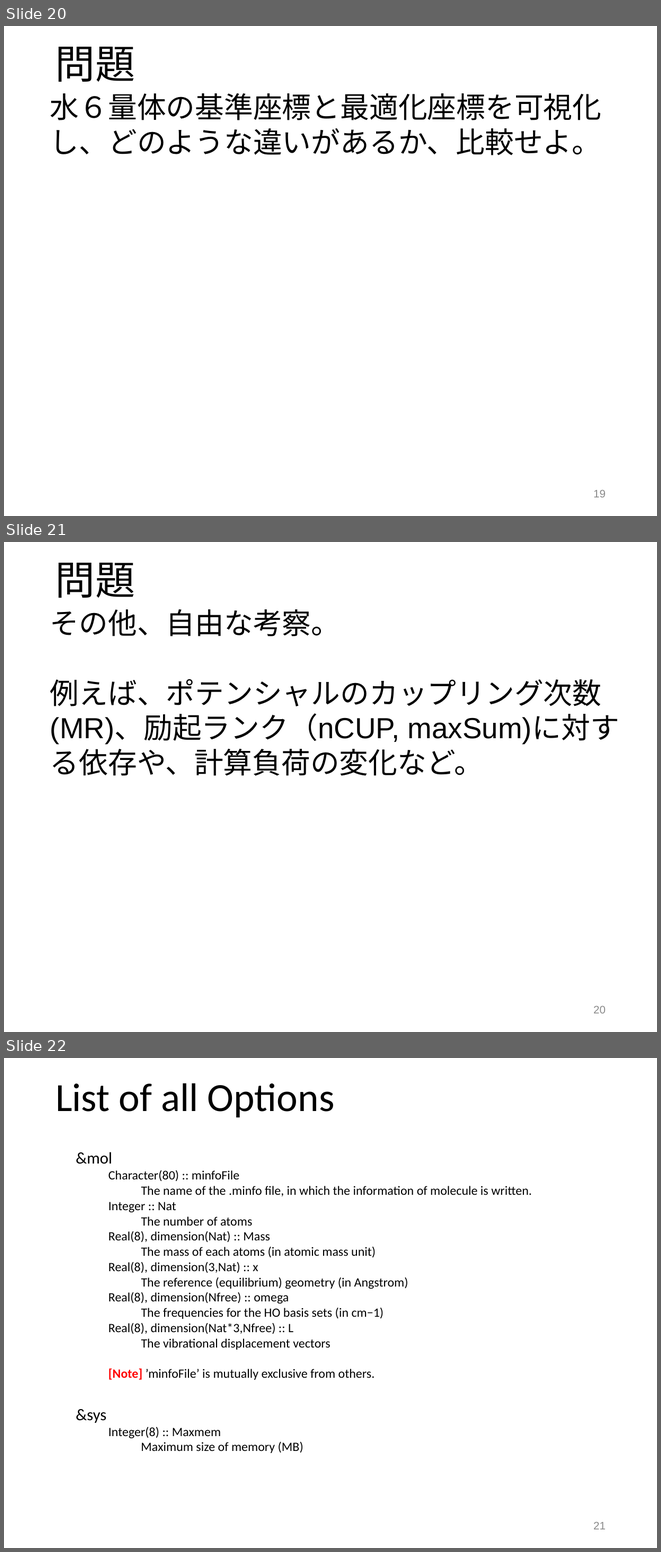
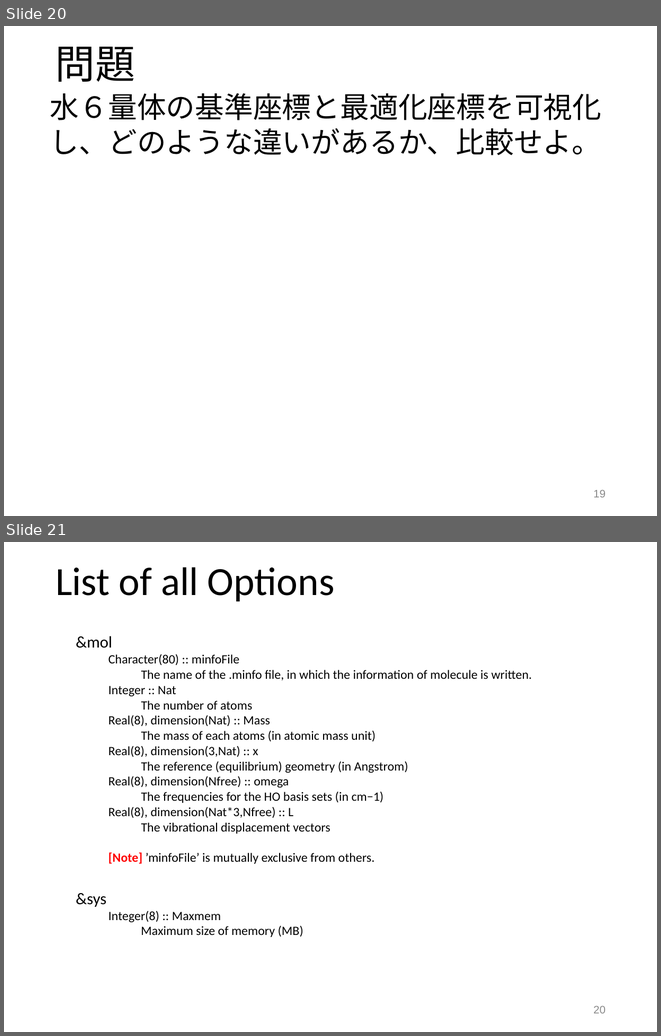
Before and after one commit to yagikiyoshi/sindo, a slide deck: doc/FSindo/usage_FSindo.pptx. Shown one above the other, each under a label of ours: slides 20, 21 and 22 before the commit, slides 20 and 21 after it. The pictures are 661x1552 and 661x1036 pixels, drawn with LibreOffice and Linux fonts; fonts in the diff are those of the drawing. Boxes give left, top, right and bottom in pixels: in the first picture for what was removed or moved away, otherwise in the second. Text is boxed around its words. In the diff, an @@ line names an element or a change of style, - is before the commit and + after.

```diff
--- a/doc/FSindo/usage_FSindo.pptx
+++ b/doc/FSindo/usage_FSindo.pptx
@@ slide 21 removed at [4,542,657,1032], background #FFFFFF @@
@@ text removed at [55,563,135,598] @@
-問題
@@ text removed at [50,609,619,776] @@
-その他、自由な考察。
-例えば、ポテンシャルのカップリング次数(MR)、励起ランク（nCUP, maxSum)に対する依存や、計算負荷の変化など。
@@ page number removed at [593,1006,606,1013] @@
-20
@@ what was slide 22 is now slide 21 @@
@@ page number at [593,1006,606,1013]: text changed @@
-21
+20
```
Also in this commit, not shown: 1 slide changed, 13 other files.
